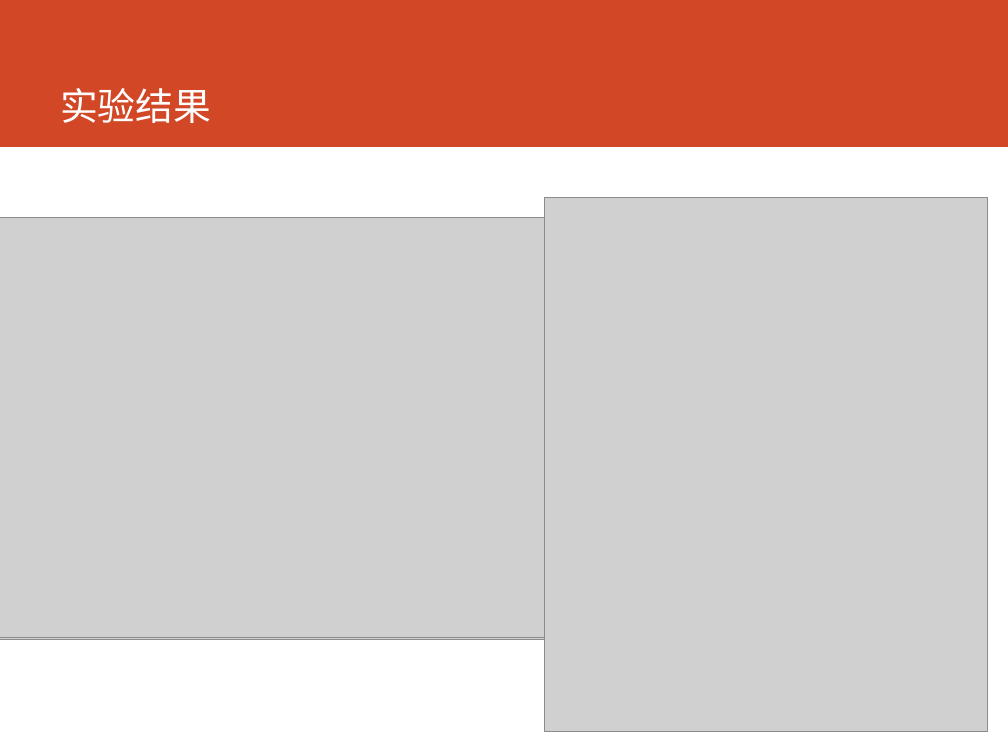
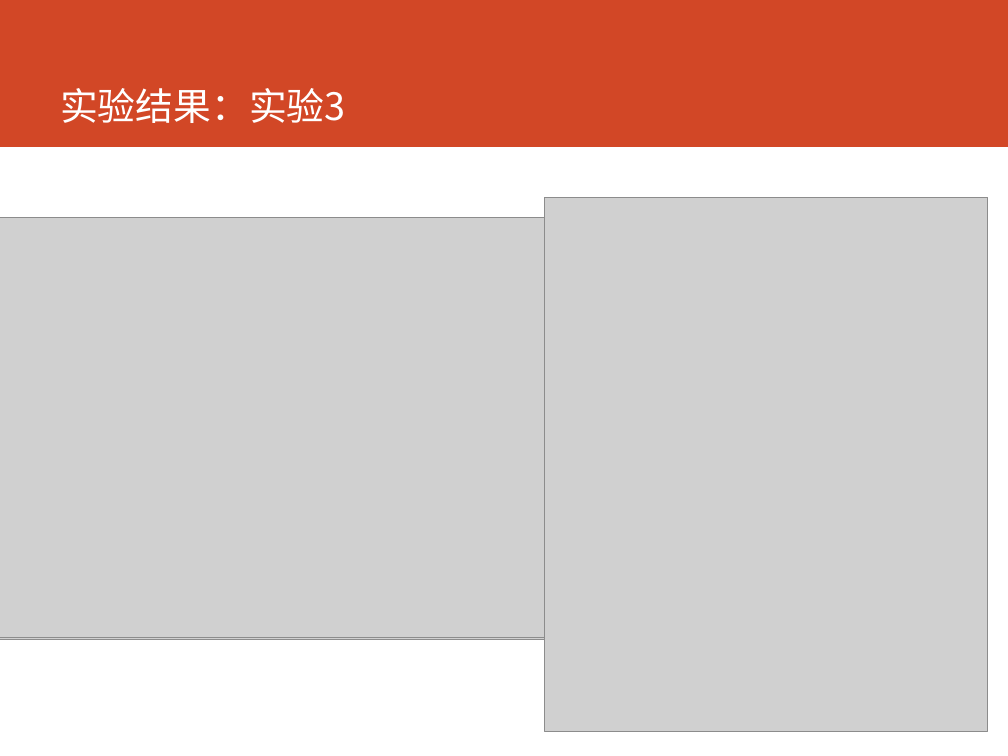
Before and after one commit to cartosquare/graduation-thesis-defenses, a slide deck: slide 13 of 基于形状语义和增强学习的建筑.pptx (slide 12 before the commit). Drawn at 1008x756 pixels with LibreOffice and Linux fonts; fonts in the diff are those of the drawing; grey boxes stand for pictures. Boxes give left, top, right and bottom in pixels: in the first picture for what was removed or moved away, otherwise in the second. Text is boxed around its words. In the diff, an @@ line names an element or a change of style, - is before the commit and + after.

```diff
--- a/基于形状语义和增强学习的建筑.pptx
+++ b/基于形状语义和增强学习的建筑.pptx
@@ title at (60, 88, 346, 123): text changed @@
-实验结果
+实验结果：实验3
```
Also in this commit, not shown: 15 other slides changed, 2 slides added.
